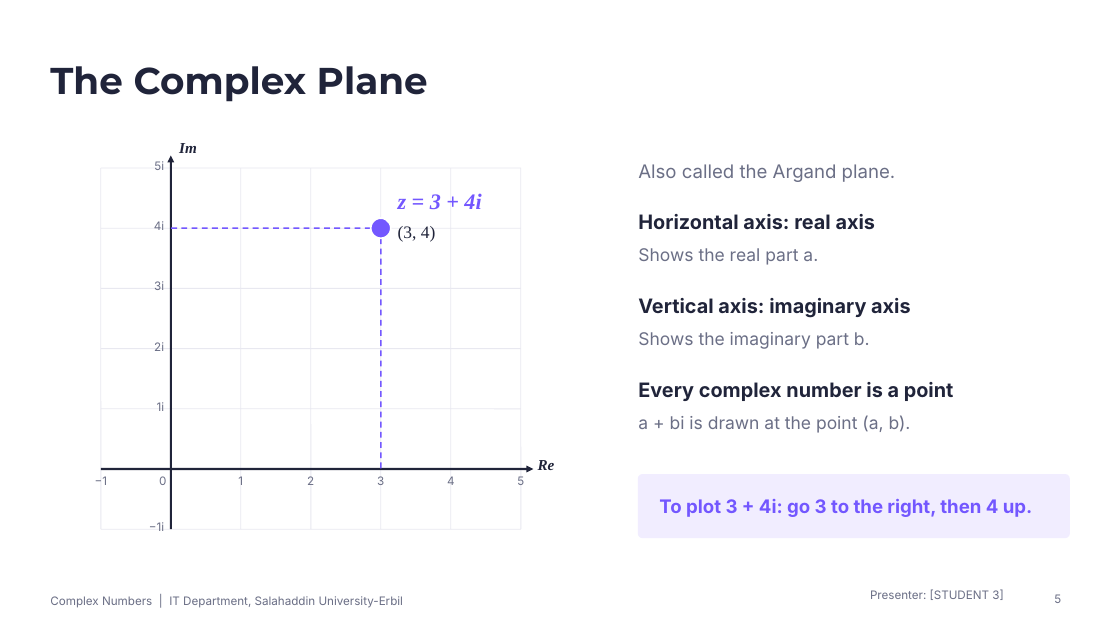
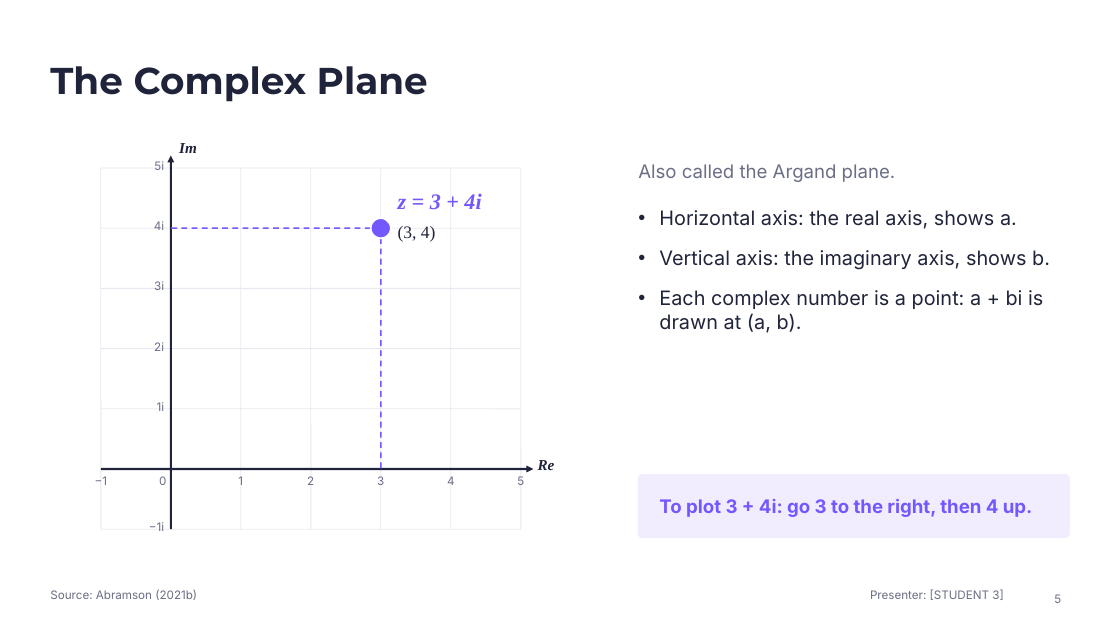
Before and after one commit to qaessafty-arch/shalaw, a slide deck: slide 5 of Complex_Numbers_Conjugate_and_Absolute_Value.pptx. Drawn at 1120x630 pixels with LibreOffice and Linux fonts; fonts in the diff are those of the drawing. Boxes give left, top, right and bottom in pixels: in the first picture for what was removed or moved away, otherwise in the second. Text is boxed around its words. In the diff, an @@ line names an element or a change of style, - is before the commit and + after.

```diff
--- a/Complex_Numbers_Conjugate_and_Absolute_Value.pptx
+++ b/Complex_Numbers_Conjugate_and_Absolute_Value.pptx
@@ text at [659, 210, 1050, 333]: text changed; bold off @@
-Horizontal axis: real axis
+• Horizontal axis: the real axis, shows a.
+• Vertical axis: the imaginary axis, shows b.
+• Each complex number is a point: a + bi is drawn at (a, b).
@@ text removed at [638, 248, 818, 265] @@
-Shows the real part a.
@@ text removed at [638, 298, 911, 318] @@
-Vertical axis: imaginary axis
@@ text removed at [638, 332, 870, 349] @@
-Shows the imaginary part b.
@@ text removed at [638, 382, 954, 401] @@
-Every complex number is a point
@@ text removed at [638, 415, 911, 433] @@
-a + bi is drawn at the point (a, b).
@@ text removed at [50, 596, 403, 608] @@
-Complex Numbers | IT Department, Salahaddin University-Erbil
@@ text added at [50, 589, 197, 600], 10 pt, text #6B6F86 @@
+Source: Abramson (2021b)
```
Also in this commit, not shown: 16 other slides changed, 7 other files.
